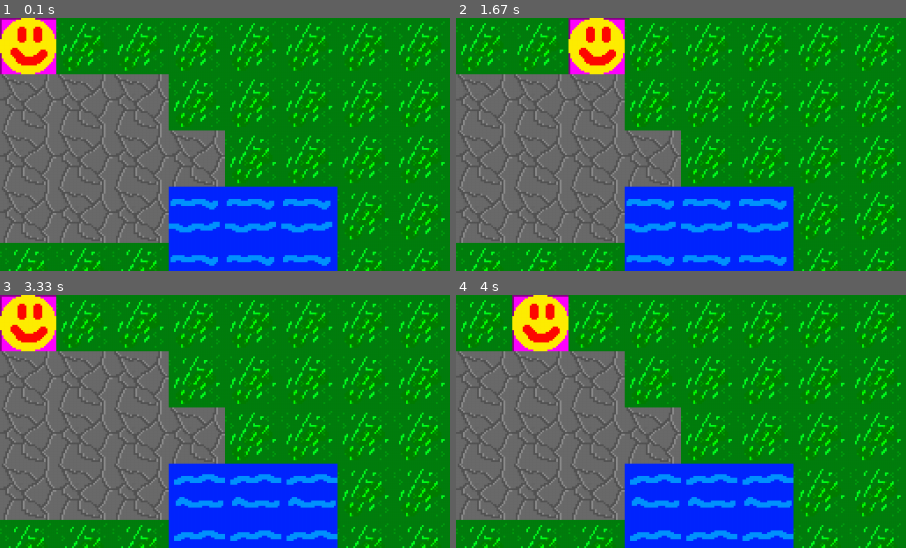
Above: before the commit, frames 1-4 (two rows, left to right).
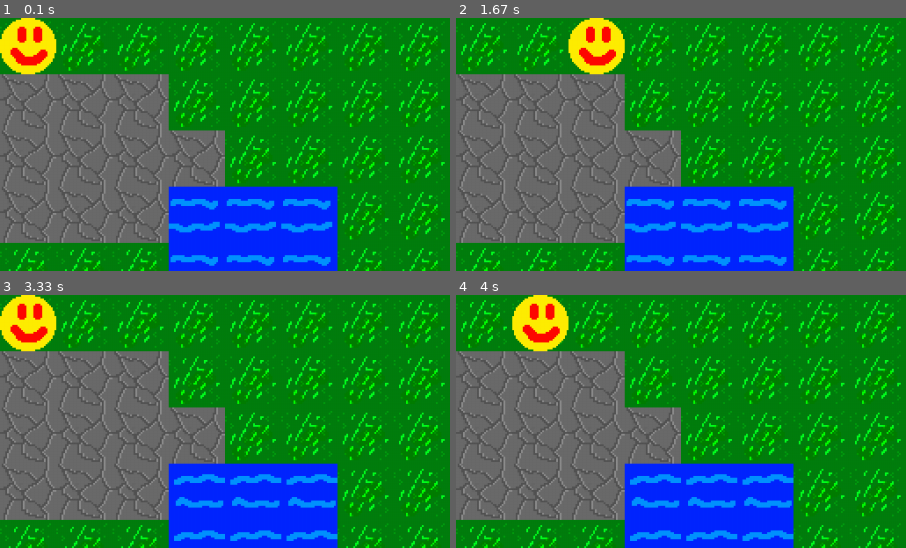
Above: after the commit, the same moments.

Repository: MaundyMoo/Coursework
Game: pygame game, started from Main.py
Same seed, same stepped clock (60 frames per second), same inputs: the game is played once before the commit and once after it.
Inputs:
- Up to frame 1 (0.1 s): no input
- Up to frame 2 (1.67 s): hold Right 0.33-0.8 s; hold Up 0.83-1.13 s; hold Right 1.17-1.63 s
- Up to frame 3 (3.33 s): hold Left 1.67-2.2 s; hold Left 2.57-2.97 s
- Up to frame 4 (4 s): hold Right from 3.4 s (still down)
The pictures show only the part of the screen within x 0-50%, y 0-50%; the shares and areas given below are measured in that part.

The runs differ from the first frame. In frame 1, 0.7% of the frame differs, in the area x 0-13%, y 0-23%; in frame 2, 0.7%; in frame 3, 0.7%; in frame 4, 0.7%.

Commit message:
Adding transparency method to spritesheet

Diff:
--- a/Image.py
+++ b/Image.py
@@ -18,6 +18,7 @@
         self.sheet = Img.open(path)
         #Allows me to access the alpha channel which will be necessary later for when I need to remove colours
         self.sheet = self.sheet.convert('RGBA')
+        self.removeColour(list(self.sheet.getdata()))
         self.spriteMap = self.getSpriteTiles()
         self.sheet.close()
 
@@ -38,6 +39,18 @@
                 row.append(sprite)
             sprites.append(row)
         return sprites
+
+    # Removes certain colours from the spritesheet #FF00FF, #880088 are removed
+    def removeColour(self, image):
+        width, height = self.sheet.size
+        image = [image[i * width:
+            (i + 1) * width] for i in range(height)]
+        for y in range(0,len(image)):
+            for x in range(0, len(image[0])):
+                #If the detected colour is #FF00FF or #880088, replace it with a transparent white pixel
+                if image[y][x] == (255, 0, 255, 255) or image[y][x] == (136, 0, 136, 255):
+                    self.sheet.putpixel((x,y), (255, 255, 255, 0))
+
     def  returnSprite(self, x: int, y: int):
         return self.ImageToSprite(self.spriteMap[y][x])
 
